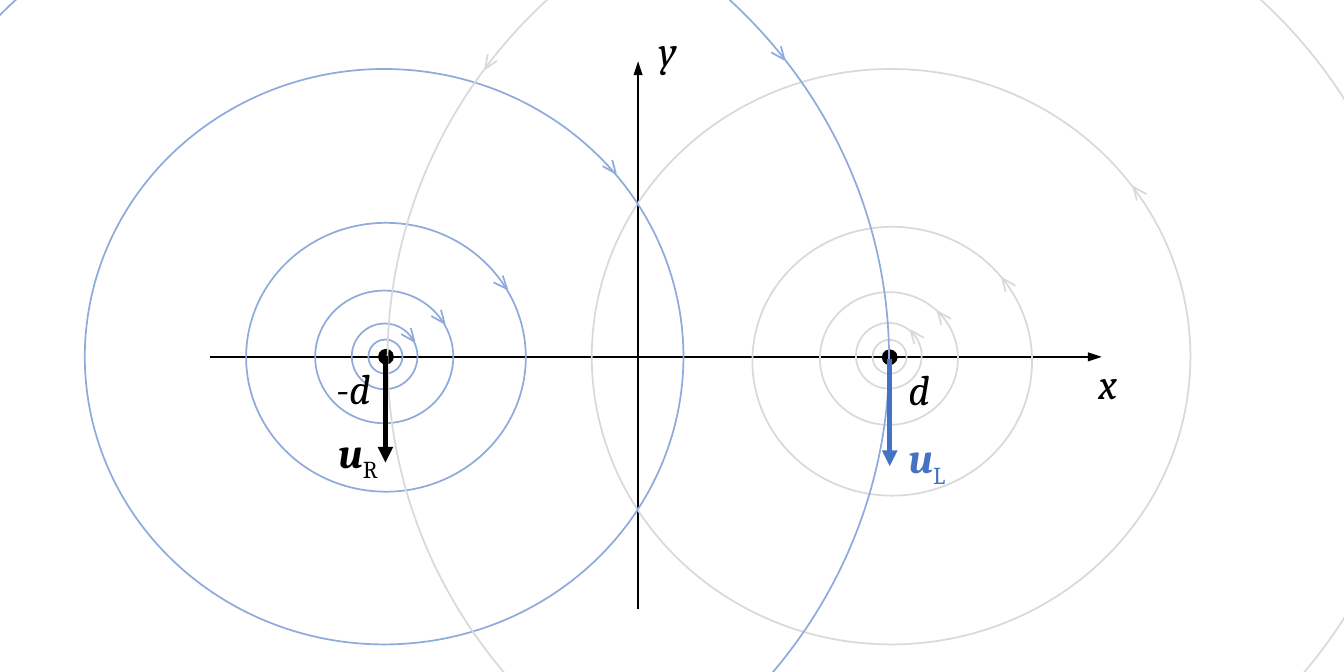
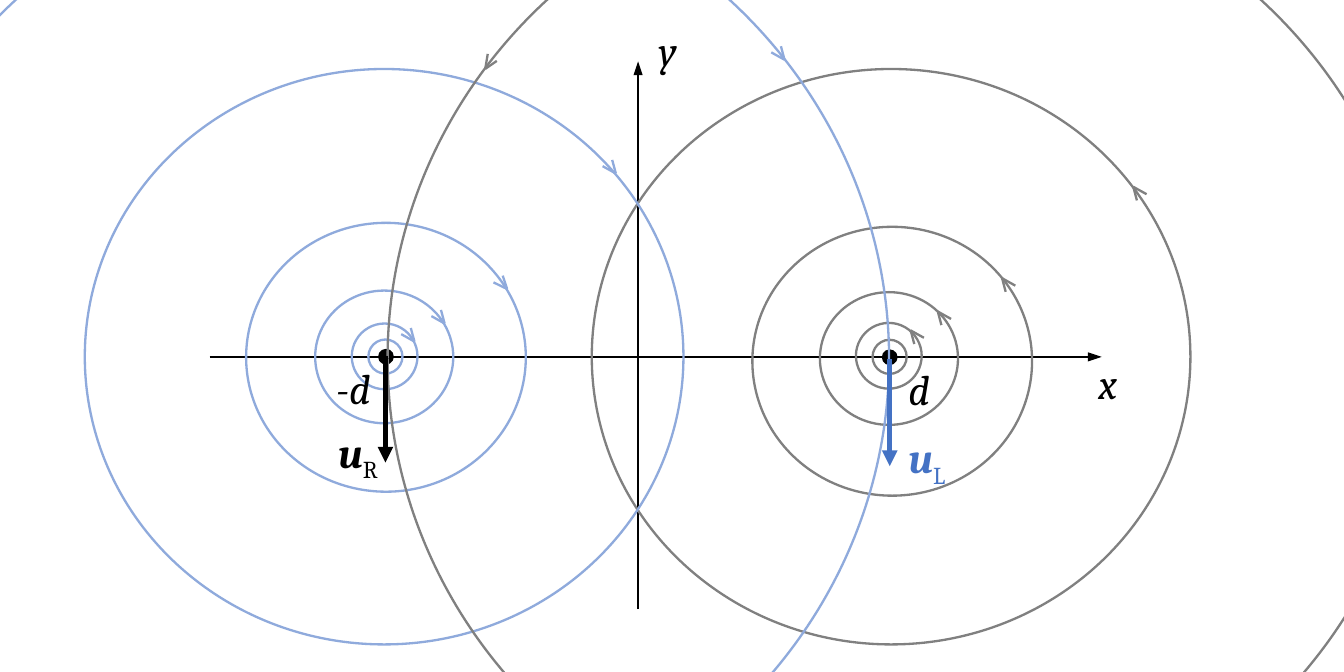
Before and after one commit to josephmacmillan/IntroductionToFluidDynamics, a slide deck: slide 1 of Textbook/Figures/Chapter4/fig_vortex_pair1.pptx. Drawn at 1344x672 pixels with LibreOffice and Linux fonts; fonts in the diff are those of the drawing. Boxes give left, top, right and bottom in pixels: in the first picture for what was removed or moved away, otherwise in the second. Text is boxed around its words. In the diff, an @@ line names an element or a change of style, - is before the commit and + after.

```diff
--- a/Textbook/Figures/Chapter4/fig_vortex_pair1.pptx
+++ b/Textbook/Figures/Chapter4/fig_vortex_pair1.pptx
@@ outline #8FAADC 0.75 pt to #8FAADC 1 pt in 6 elements at [368, 339, 402, 373], [351, 324, 417, 390], [316, 291, 454, 423], [247, 223, 528, 492], [84, 69, 682, 643], [0, 0, 889, 672] @@
@@ outline #D9D9D9 0.75 pt to #808080 1 pt in 6 elements at [872, 339, 906, 373], [857, 323, 922, 388], [820, 292, 958, 425], [753, 227, 1033, 496], [591, 69, 1189, 643], [388, 0, 1344, 672] @@
@@ line (486, 69) - (487, 54): stroke #D9D9D9 0.75 pt to #808080 1 pt @@
@@ line (486, 69) - (497, 60): stroke #D9D9D9 0.75 pt to #808080 1 pt @@
@@ line (1134, 186) - (1146, 195): stroke #D9D9D9 0.75 pt to #808080 1 pt @@
@@ line (1134, 186) - (1137, 200): stroke #D9D9D9 0.75 pt to #808080 1 pt @@
@@ line (1003, 279) - (1015, 286): stroke #D9D9D9 0.75 pt to #808080 1 pt @@
@@ line (1003, 279) - (1006, 292): stroke #D9D9D9 0.75 pt to #808080 1 pt @@
@@ line (937, 311) - (951, 319): stroke #D9D9D9 0.75 pt to #808080 1 pt @@
@@ line (937, 311) - (941, 326): stroke #D9D9D9 0.75 pt to #808080 1 pt @@
@@ line (911, 331) - (924, 338): stroke #D9D9D9 0.75 pt to #808080 1 pt @@
@@ line (911, 331) - (914, 344): stroke #D9D9D9 0.75 pt to #808080 1 pt @@
```
Also in this commit, not shown: 19 other files.
